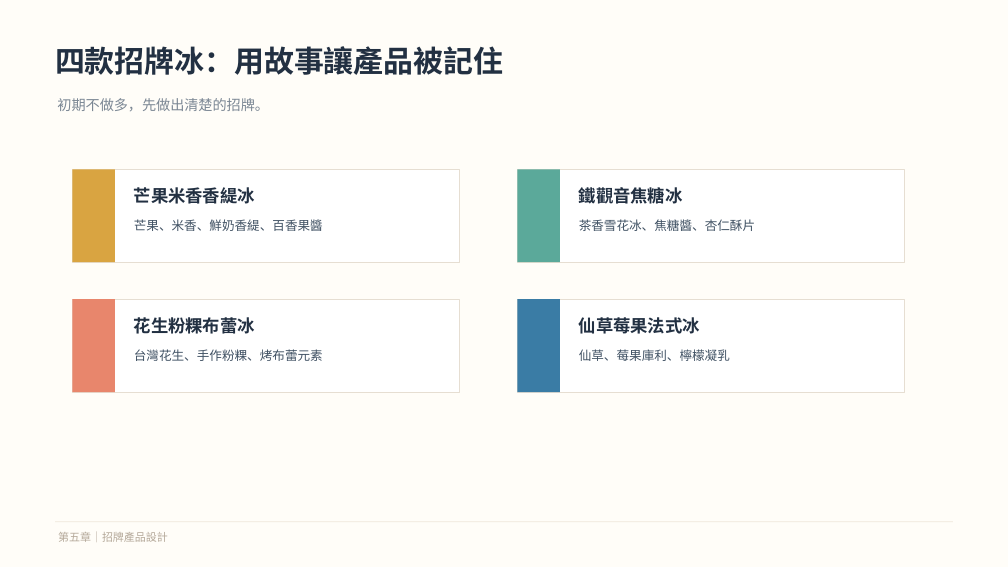
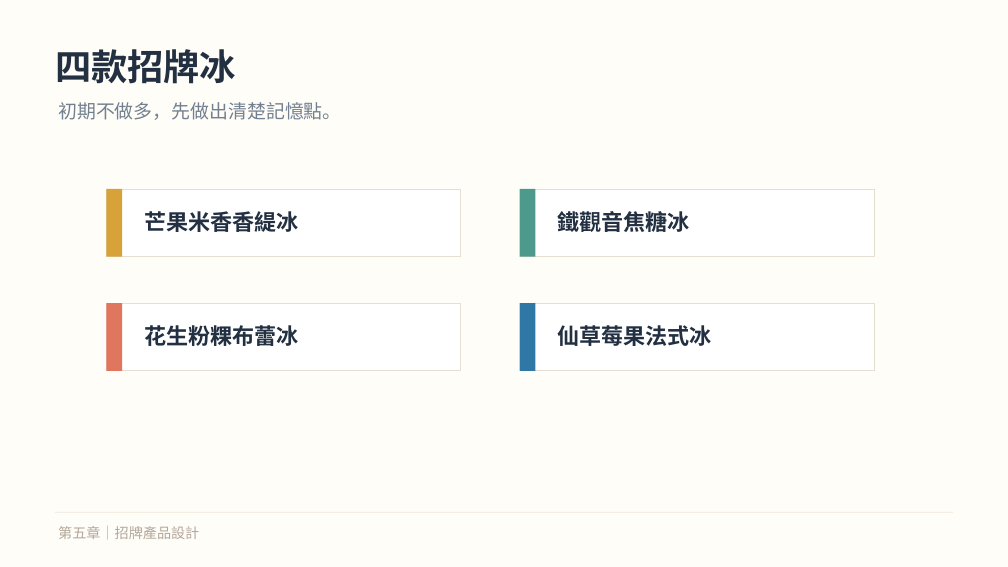
Before and after one commit to davidivy/20260601-new, a slide deck: slide 12 of 微型餐飲創業教學簡報_葉佳山.pptx. Drawn at 1008x567 pixels with LibreOffice and Linux fonts; fonts in the diff are those of the drawing. Boxes give left, top, right and bottom in pixels: in the first picture for what was removed or moved away, otherwise in the second. Text is boxed around its words. In the diff, an @@ line names an element or a change of style, - is before the commit and + after.

```diff
--- a/微型餐飲創業教學簡報_葉佳山.pptx
+++ b/微型餐飲創業教學簡報_葉佳山.pptx
@@ text at (55,49,236,84): text changed; size 28.5 to 34.5 pt @@
-四款招牌冰：用故事讓產品被記住
+四款招牌冰
@@ text at (58,102,341,120): text changed; size 13.5 to 18 pt; text colour #7B8794 to #728090 @@
-初期不做多，先做出清楚的招牌。
+初期不做多，先做出清楚記憶點。
@@ rectangle: place and size @@
-rectangle at (73,169,460,262)
+rectangle at (107,189,461,257)
@@ rectangle: place and size @@
-rectangle at (73,169,115,262)
+rectangle at (107,189,123,257)
@@ rectangle at (107,189,123,257): fill #D9A441 to #D8A23B @@
@@ text "芒果米香香緹冰": place and size @@
-text "芒果米香香緹冰" at (134,187,255,204)
+text "芒果米香香緹冰" at (144,211,298,232)
@@ rectangle: place and size @@
-rectangle at (517,169,904,262)
+rectangle at (520,189,875,257)
@@ rectangle: place and size @@
-rectangle at (517,169,560,262)
+rectangle at (520,189,536,257)
@@ rectangle at (520,189,536,257): fill #5BA99A to #4D9A8C @@
@@ size 16.5 to 21 pt in 4 elements at (144,211,298,232), (144,325,298,346), (558,325,712,346), (558,211,690,232) @@
@@ text "鐵觀音焦糖冰": place and size @@
-text "鐵觀音焦糖冰" at (579,187,683,204)
+text "鐵觀音焦糖冰" at (558,211,690,232)
@@ text removed at (134,219,323,231) @@
-芒果、米香、鮮奶香緹、百香果醬
@@ text removed at (579,219,755,231) @@
-茶香雪花冰、焦糖醬、杏仁酥片
@@ rectangle: place and size @@
-rectangle at (73,299,460,392)
+rectangle at (107,303,461,371)
@@ rectangle: place and size @@
-rectangle at (73,299,115,392)
+rectangle at (107,303,123,371)
@@ rectangle at (107,303,123,371): fill #E8866C to #E1765E @@
@@ text "花生粉粿布蕾冰": place and size @@
-text "花生粉粿布蕾冰" at (134,317,255,334)
+text "花生粉粿布蕾冰" at (144,325,298,346)
@@ rectangle: place and size @@
-rectangle at (517,299,904,392)
+rectangle at (520,303,875,371)
@@ rectangle: place and size @@
-rectangle at (517,299,560,392)
+rectangle at (520,303,536,371)
@@ rectangle at (520,303,536,371): fill #3A7CA5 to #2F78A6 @@
@@ text "仙草莓果法式冰": place and size @@
-text "仙草莓果法式冰" at (579,317,700,334)
+text "仙草莓果法式冰" at (558,325,712,346)
@@ text removed at (134,349,323,361) @@
-台灣花生、手作粉粿、烤布蕾元素
@@ text removed at (579,349,730,361) @@
-仙草、莓果庫利、檸檬凝乳
@@ rectangle: place and size @@
-rectangle at (55,522,954,523)
+rectangle at (55,512,954,513)
@@ rectangle at (55,512,954,513): fill #EFE7DA to #EEE5D8 @@
@@ text "第五章｜招牌產品設計" at (58,526,199,539): size 10.5 to 13.5 pt, text colour #B5A99A to #B3A79B @@
```
Also in this commit, not shown: 13 other slides changed, 1 slide added, 2 slides removed, 1 other file.
